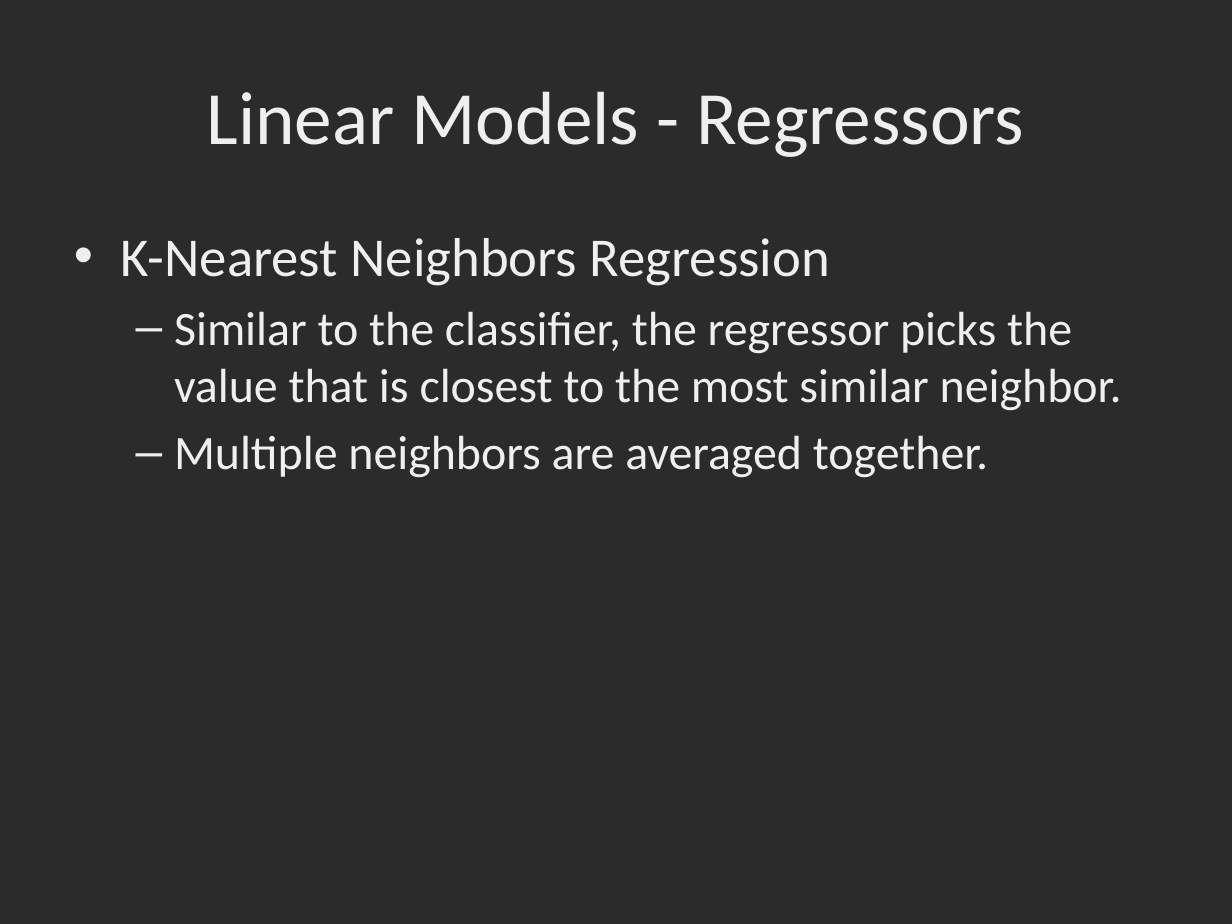
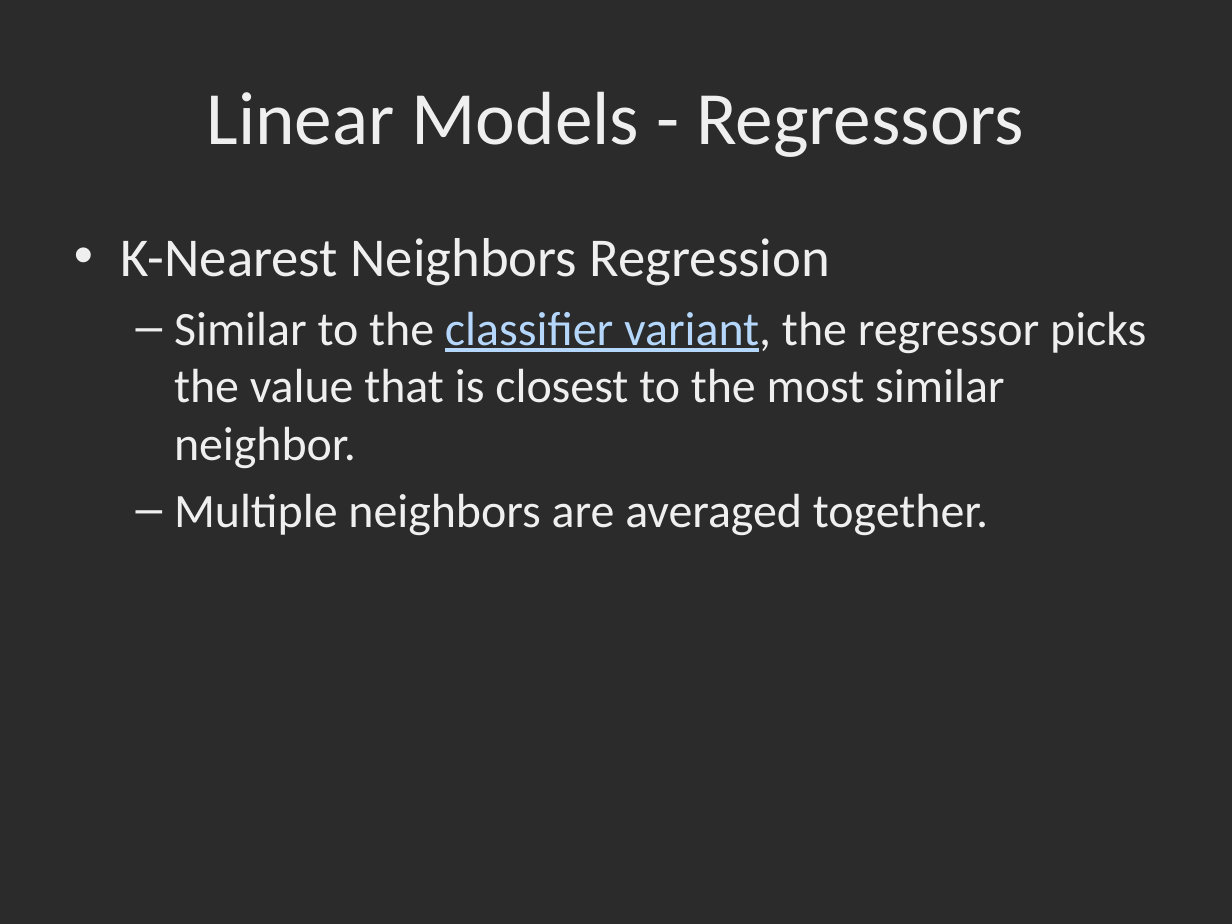
Before and after one commit to dbowmans46/PracticalProgramming, a slide deck: slide 99 of Session 7 - Python/Instructional Material/Session 7 - Python Brief Intro to Machine Learning with Scikit Learn.pptx (slide 97 before the commit). Drawn at 1232x924 pixels with LibreOffice and Linux fonts; fonts in the diff are those of the drawing; background and template pictures are left out; a plain dark background stands for a picture behind light text. Boxes give left, top, right and bottom in pixels: in the first picture for what was removed or moved away, otherwise in the second. Text is boxed around its words. In the diff, an @@ line names an element or a change of style, - is before the commit and + after.

Commit message:
Added in-class exercise slides, fixed typos, cleaned up slides, added gamma example, added skeleton for regressor metrics, grouped slides, added references, added formulas to regression slides, fixed LinearSVC arguments.

```diff
--- a/Session 7 - Python/Instructional Material/Session 7 - Python Brief Intro to Machine Learning with Scikit Learn.pptx
+++ b/Session 7 - Python/Instructional Material/Session 7 - Python Brief Intro to Machine Learning with Scikit Learn.pptx
@@ text at box(174, 311, 1146, 469): text changed @@
-  – Similar to the classifier, the regressor picks the value that is closest to the most similar neighbor.
+  – Similar to the classifier variant, the regressor picks the value that is closest to the most similar neighbor.
```
Also in this commit, not shown: 30 other slides changed, 16 slides added, 3 slides removed, 1 other file.
